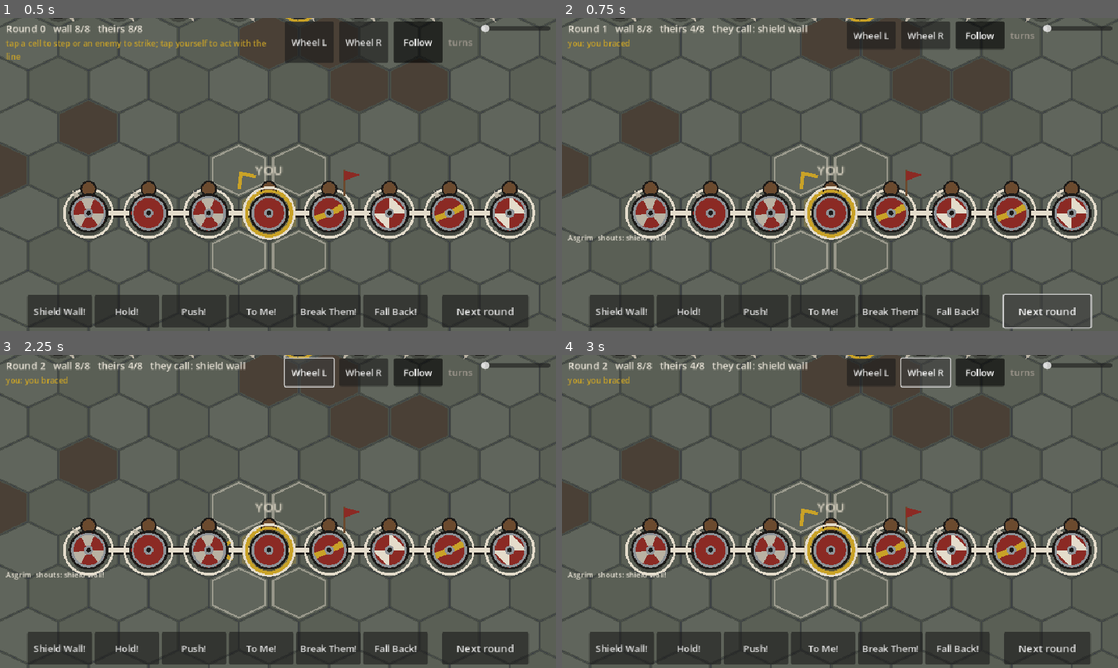
Above: before the commit, frames 1-4 (two rows, left to right).
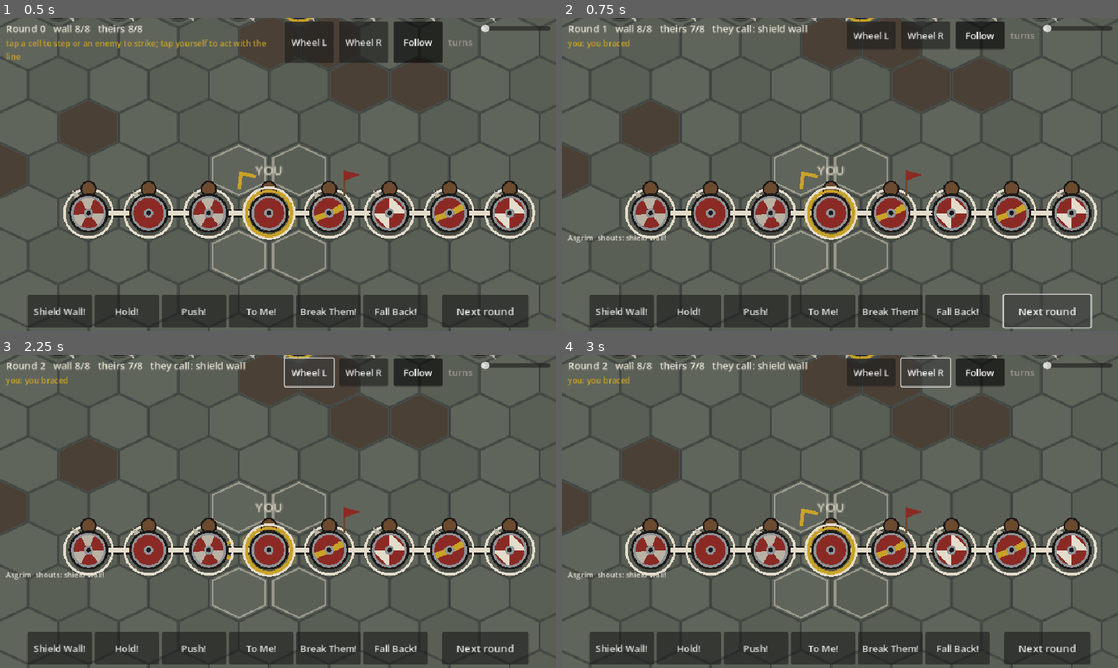
Above: after the commit, the same moments.

Repository: UnlikelyContact/Ringgiver
Game: Godot game, scene res://view/main.tscn
The game is run twice, just before and just after one commit, with the same random seed, the same clock (stepped at 60 frames per second) and the same inputs.
Inputs:
- Up to frame 1 (0.5 s): no input
- Up to frame 2 (0.75 s): click "Next round" at 0.5 s
- Up to frame 3 (2.25 s): click "Next round" at 1.25 s; click "Wheel L" at 2 s
- Up to frame 4 (3 s): click "Wheel R" at 2.75 s

Frame 1 is identical in both runs. In frame 2, less than 0.1% of the frame differs, in the area x 23-90%, y 0-5%; in frame 3, less than 0.1%; in frame 4, less than 0.1%.

Commit message:
Dress the line each round: men in the wall face the wall; Hold keeps wall men facing it
Co-Authored-By: Claude Fable 5.1 <noreply@anthropic.com>
Claude-Session: https://claude.ai/code/session_01P5EsvQHo48suzdDpxkAELG

Diff:
--- a/game/sim/combat/battle.gd
+++ b/game/sim/combat/battle.gd
@@ -120,6 +120,7 @@
 		leaders[side] = leader
 		if leader != null and leader.line_facing != Vector2i.ZERO:
 			leader.facing = leader.line_facing
+		_dress_line(side, leader)
 		var shout: CombatTypes.Shout = CombatTypes.Shout.NONE
 		if _pending_shout.has(side):
 			shout = _pending_shout[side]
@@ -225,6 +226,24 @@
 	return true
 
 
+## Every man with a friend beside him along the wall's axis faces the wall's
+## facing, so a man who turned to strike or to watch an enemy is back in
+## the line next round. A lone man keeps whatever way he was facing.
+func _dress_line(side: int, leader: Warrior) -> void:
+	if leader == null:
+		return
+	var wf := leader.wall_facing()
+	var dirs := BattleGrid.line_dirs(wf)
+	for w in active(side):
+		if w.broken or w == leader:
+			continue
+		for d in dirs:
+			var n := grid.occupant(w.pos + d)
+			if n != null and n.side == side and n.is_active():
+				w.facing = wf
+				break
+
+
 func _log_action_counts(actions: Dictionary) -> void:
 	var counts := [0, 0, 0, 0, 0, 0]
 	for w in actions:
--- a/game/sim/combat/decision.gd
+++ b/game/sim/combat/decision.gd
@@ -69,18 +69,18 @@
 			if w.tier == CombatTypes.Tier.GREEN:
 				act = Action.brace()
 			else:
-				act = _hold(w, enemies, leader)
+				act = _hold(grid, w, enemies, leader)
 		CombatTypes.Shout.SHIELD_WALL:
 			act = _form(grid, w, leader, all, enemies, false)
 		CombatTypes.Shout.HOLD:
-			act = _hold(w, enemies, leader)
+			act = _hold(grid, w, enemies, leader)
 		CombatTypes.Shout.PUSH:
 			act = _push(grid, w, enemies, leader)
 		CombatTypes.Shout.TO_ME:
 			if has_leader and BattleGrid.chebyshev(w.pos, leader.pos) > 1:
 				act = _step_toward(grid, w, leader.pos, Vector2i.ZERO)
 			if act == null:
-				act = _hold(w, enemies, leader)
+				act = _hold(grid, w, enemies, leader)
 		CombatTypes.Shout.BREAK_THEM:
 			act = _break_them(grid, w, enemies, leader)
 		CombatTypes.Shout.FALL_BACK:
@@ -98,7 +98,7 @@
 		CombatTypes.Shout.SVINFYLKING:
 			act = _form(grid, w, leader, all, enemies, true)
 		_:
-			act = _hold(w, enemies, leader)
+			act = _hold(grid, w, enemies, leader)
 
 	# 8. Bowmen with nobody at arm's length shoot instead of moving or waiting.
 	if w.weapon == CombatTypes.Weapon.BOW and order != CombatTypes.Shout.BREAK_THEM \
@@ -112,14 +112,27 @@
 
 ## HOLD: strike a man in front (a wounded one first), else brace toward the
 ## nearest enemy.
-static func _hold(w: Warrior, enemies: Array[Warrior], leader: Warrior) -> Action:
+static func _hold(grid: BattleGrid, w: Warrior, enemies: Array[Warrior], leader: Warrior) -> Action:
 	var front := _front(w, enemies)
 	if not front.is_empty():
 		return Action.attack(_pick_target(w, front, leader))
 	var near := _nearest(w.pos, enemies)
 	if near == null:
 		return Action.brace()
+	# In a wall, hold the wall's facing; the line is dressed each round.
+	if leader != null and leader.is_active() and leader.side == w.side and leader != w \
+			and _in_wall(grid, w, leader.wall_facing()):
+		return Action.brace(leader.wall_facing())
 	return Action.brace(BattleGrid.direction_to(w.pos, near.pos))
+
+
+## True when a friend stands beside w along the axis of a wall facing `wf`.
+static func _in_wall(grid: BattleGrid, w: Warrior, wf: Vector2i) -> bool:
+	for d in BattleGrid.line_dirs(wf):
+		var n := grid.occupant(w.pos + d)
+		if n != null and n.side == w.side and n.is_active():
+			return true
+	return false
 
 
 static func _push(grid: BattleGrid, w: Warrior, enemies: Array[Warrior], leader: Warrior) -> Action:
@@ -162,7 +175,7 @@
 		return Action.attack(_pick_target(w, adj, leader))
 	var near := _nearest(w.pos, enemies)
 	if near == null:
-		return _hold(w, enemies, leader)
+		return _hold(grid, w, enemies, leader)
 	var step := _step_toward(grid, w, near.pos, Vector2i.ZERO)
 	if step == null:
 		return Action.brace(BattleGrid.direction_to(w.pos, near.pos))
@@ -175,7 +188,7 @@
 static func _form(grid: BattleGrid, w: Warrior, leader: Warrior, all: Array[Warrior],
 		enemies: Array[Warrior], wedge: bool) -> Action:
 	if leader == null or leader == w or not leader.is_active() or leader.side != w.side:
-		return _push(grid, w, enemies, leader) if wedge else _hold(w, enemies, leader)
+		return _push(grid, w, enemies, leader) if wedge else _hold(grid, w, enemies, leader)
 	var band: Array[Warrior] = []
 	for m in all:
 		if m != leader and m.side == w.side and m.is_active() and not m.broken:
@@ -190,7 +203,7 @@
 		return Action.brace(leader.wall_facing())
 	if wedge:
 		return _push(grid, w, enemies, leader)
-	var act := _hold(w, enemies, leader)
+	var act := _hold(grid, w, enemies, leader)
 	if act.kind == CombatTypes.ActionKind.BRACE and enemies.is_empty():
 		act.new_facing = leader.wall_facing()
 	return act
--- a/game/tests/test_battle.gd
+++ b/game/tests/test_battle.gd
@@ -64,3 +64,26 @@
 			if r.winner == 0:
 				a_wins += 1
 	assert_true(decided >= n / 2, "most equal fights are decided inside max_rounds (%d of %d)" % [decided, n])
+
+
+func test_the_line_is_dressed_each_round() -> void:
+	var rules := CombatRules.new()
+	var b := Battle.new(rules, 3)
+	var ours := BandFactory.make_band(SimRng.new(3).fork("a"), 0, 6, CombatTypes.Tier.BLOODED, CombatTypes.Armor.NONE, 0, 1)
+	var theirs := BandFactory.make_band(SimRng.new(3).fork("b"), 1, 6, CombatTypes.Tier.BLOODED, CombatTypes.Armor.NONE, 16, 101)
+	BandFactory.deploy_line(b.grid, ours, BattleGrid.from_offset(8, 8), Vector2i(0, -1), rules)
+	BandFactory.deploy_line(b.grid, theirs, BattleGrid.from_offset(8, 3), Vector2i(0, 1), rules)
+	b.add_band(ours)
+	b.add_band(theirs)
+	b.set_ai(1, LeaderAI.new(LeaderAI.Doctrine.STEADY))
+	# Turn every man of ours some other way, as a blow or a glance would.
+	for w in ours:
+		if not w.is_leader:
+			w.facing = Vector2i(1, -1)
+	b.set_shout(0, CombatTypes.Shout.HOLD)
+	b.run_round()
+	var in_wall := 0
+	for w in ours:
+		if w.is_active() and not b.grid.line_neighbors(w).is_empty():
+			in_wall += 1
+	assert_true(in_wall >= 5, "men standing in the row are back on the wall's facing: %d of 6" % in_wall)
